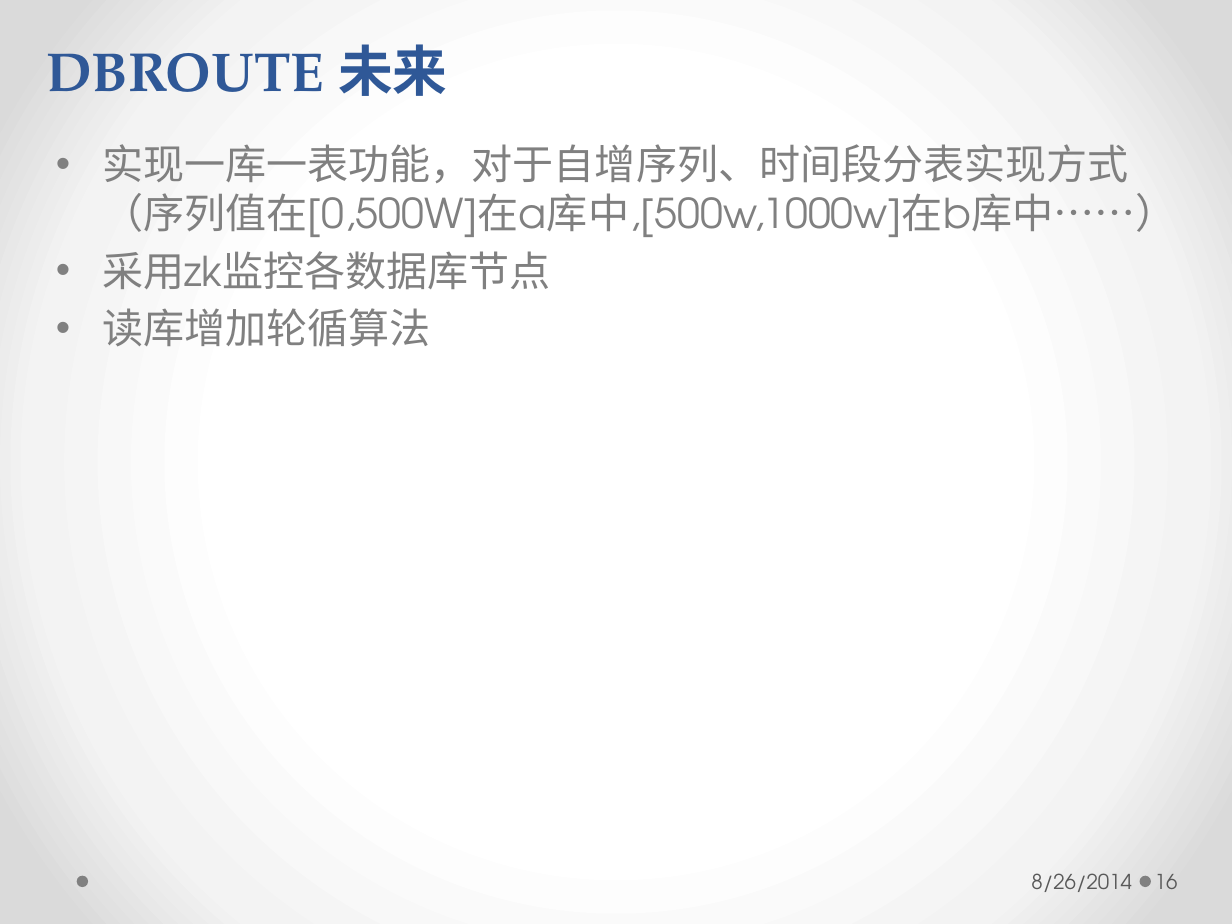
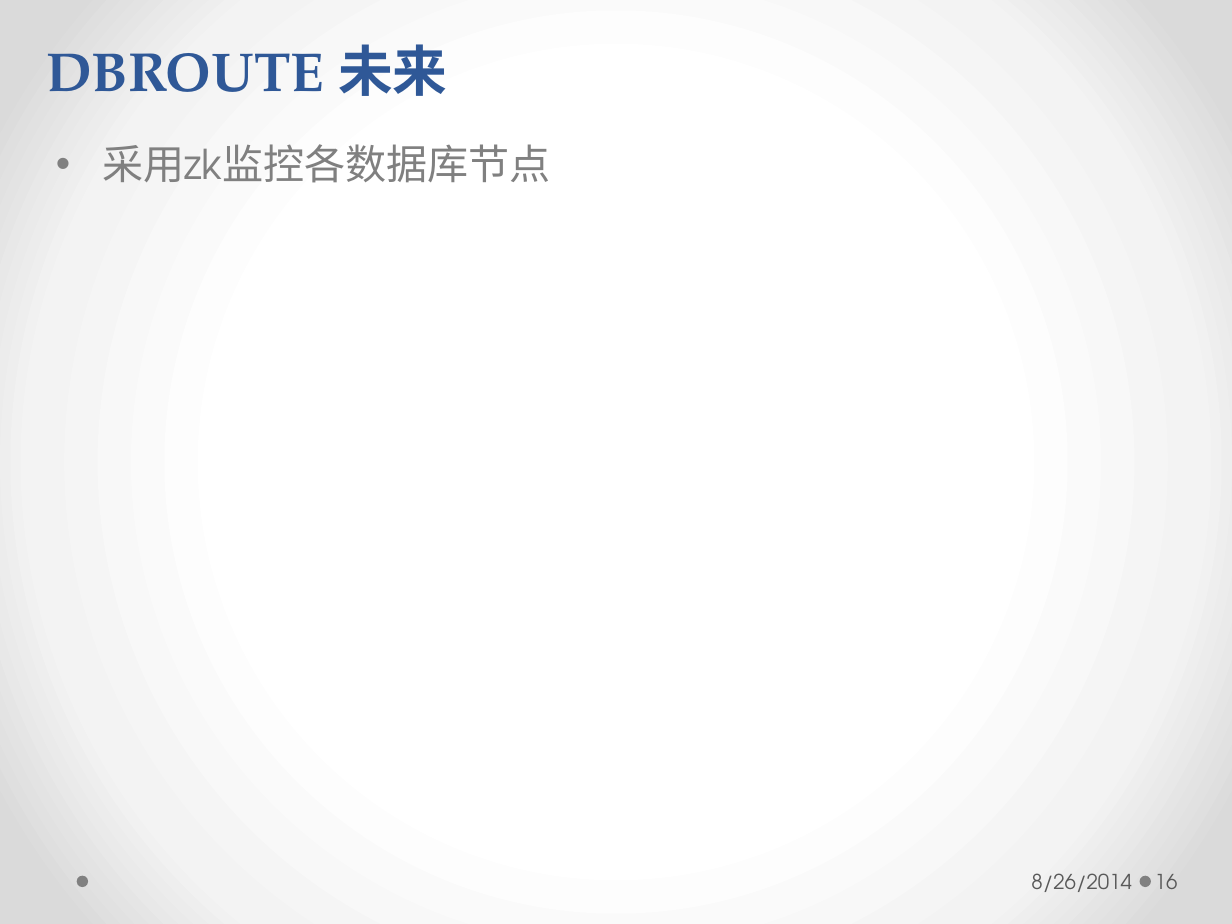
Before and after one commit to longhaisheng/dbroute, a slide deck: slide 16 of dbroute.pptx. Drawn at 1232x924 pixels with LibreOffice and Linux fonts; fonts in the diff are those of the drawing. Boxes give left, top, right and bottom in pixels: in the first picture for what was removed or moved away, otherwise in the second. Text is boxed around its words. In the diff, an @@ line names an element or a change of style, - is before the commit and + after.

```diff
--- a/dbroute.pptx
+++ b/dbroute.pptx
@@ text at box(102, 144, 1176, 237): paragraph removed @@
-• 实现一库一表功能，对于自增序列、时间段分表实现方式（序列值在[0,500W]在a库中,[500w,1000w]在b库中……）
@@ text at box(102, 308, 431, 346): paragraph removed @@
-• 读库增加轮循算法
```
Also in this commit, not shown: 6 other slides changed, 4 slides added.
